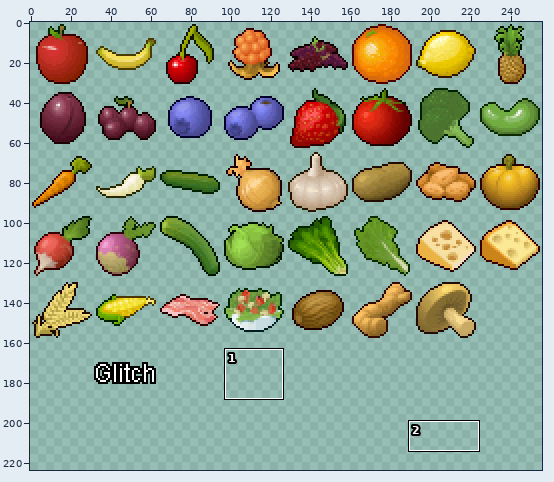
Sprite sheet, stored at icon/CC0/food/food-Glitch.png. The picture above shows the old version from afar; the outline marks the close-up.
Close-up. The starting point:
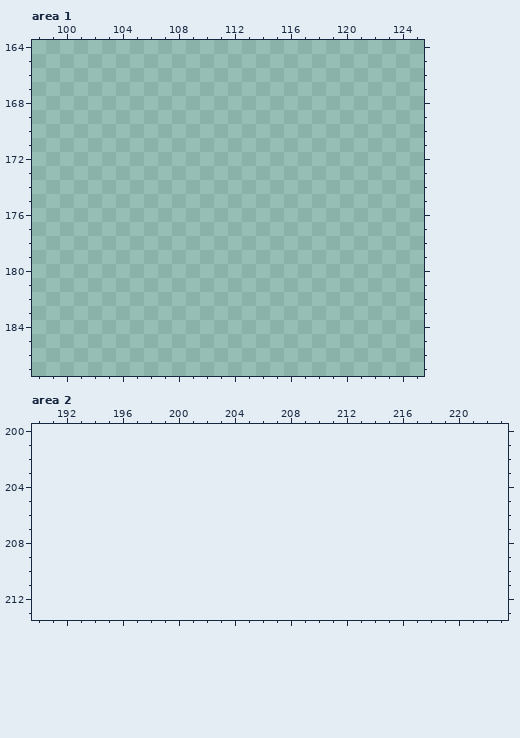
The file is 256x192 pixels. Colours within 5 levels of each other are drawn and written as one. Shown: area 1: x 98..125, y 164..187; area 2: x 190..223, y 200..213. The old version is drawn lined up with the new one, on the new canvas. The commit also changed other parts of the picture, which this record leaves out.
Now the later version:
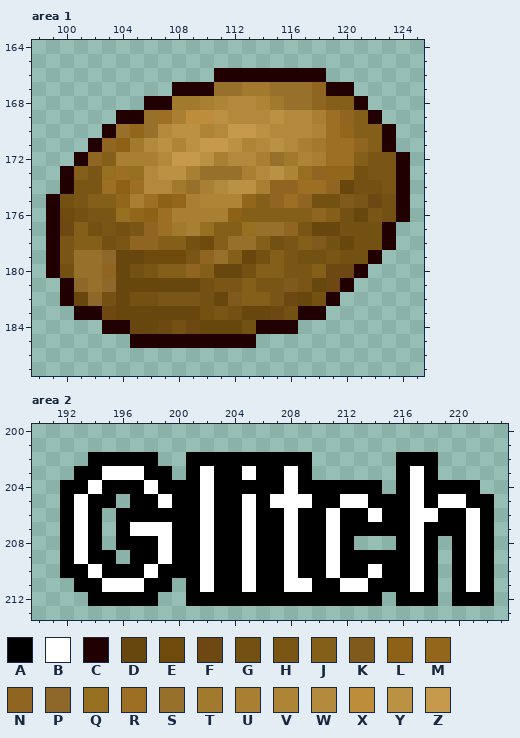
Palette (. is transparent): A #000000  B #ffffff  C #200000  D #68470f  E #6e4b0c  F #6e4813  G #735112  H #795616  J #835f19  K #80591c  L #8d6116  M #92671b  N #906522  P #8d682a  Q #966f21  R #9c6f25  S #97702b  T #a17a2e  U #a87f33  V #ae8537  W #b3893d  X #be8d3b  Y #bb9144  Z #c69a4c
Change:
{"change": "canvas 256x192 -> 256x224"}
{"where": "area 1"}
{"y":166,"x":111,"old":"........","new":"CCCCCCCC"}
{"y":167,"x":108,"old":".............","new":"CCCSSTTSSSNCC"}
{"y":168,"x":106,"old":"................","new":"CCTTUVWWVTSSNJJC"}
{"y":169,"x":104,"old":"...................","new":"CCSRUXXYWWWYWWURNJC"}
{"y":170,"x":103,"old":".....................","new":"CSMSWYYVWZZYWWWVRMJJC"}
{"y":171,"x":102,"old":"......................","new":"CNLTWYVYZZYVWYWUTRRNJC"}
{"y":172,"x":101,"old":"........................","new":"CNJUUUWZZYUWWUSTVURRJHHC"}
{"y":173,"x":100,"old":".........................","new":"CJHQRQWYYUSSSUWYVQNMMGHHC"}
{"y":174,"x":100,"old":".........................","new":"CHHRLRWWTSUWYYUNNRRNDGGHC"}
{"y":175,"x":99,"old":"..........................","new":"CGHJJMURLMUVVVMJNRNGGKHFGC"}
{"y":176,"x":99,"old":"..........................","new":"CEGHHQMLRUUUULJJJJJNJGDHGC"}
{"y":177,"x":99,"old":".........................","new":"CFJGHGHNRTUQJJQSSNHDDGGGC"}
{"y":178,"x":99,"old":".........................","new":"CHJJGHNNJJGEJSSJGHJKGDGGC"}
{"y":179,"x":99,"old":"........................","new":"CHSSPDDEEEHNSJDGJHGGHGGC"}
{"y":180,"x":99,"old":".......................","new":"CGSSNDGHJJNJDDGJJHHJFFC"}
{"y":181,"x":100,"old":".....................","new":"CPSPDDDDDDGHHJHHKHDFC"}
{"y":182,"x":100,"old":"....................","new":"CDPGDGGHHHGDKJJHFDGC"}
{"y":183,"x":101,"old":"..................","new":"CCFDDDDDDGHGDDFGCC"}
{"y":184,"x":103,"old":"..............","new":"CCDDFGFDDDGCCC"}
{"y":185,"x":105,"old":".........","new":"CCCCCCCCC"}
{"where": "area 2"}
{"y":202,"x":194,"old":".....","new":"AAAAA"}
{"y":202,"x":201,"old":".........","new":"AAAAAAAAA"}
{"y":202,"x":216,"old":"...","new":"AAA"}
{"y":203,"x":193,"old":".......","new":"AABBBAA"}
{"y":203,"x":201,"old":".........","new":"ABAABAABA"}
{"y":203,"x":216,"old":"...","new":"ABA"}
{"y":204,"x":192,"old":".......................","new":"AABAAABAAABAAAAABAAAAAA"}
{"y":204,"x":216,"old":"......","new":"ABAAAA"}
{"y":205,"x":192,"old":"....","new":"ABAA"}
{"y":205,"x":197,"old":"..........................","new":"AABAABAABABBBAABBAAABABBAA"}
{"y":206,"x":192,"old":"...","new":"ABA"}
{"y":206,"x":196,"old":"...........................","new":"AAAAAABAABAABAABAABAABBAABA"}
{"y":207,"x":192,"old":"...","new":"ABA"}
{"y":207,"x":196,"old":"...........................","new":"ABBBAABAABAABAABAAAAABAAABA"}
{"y":208,"x":192,"old":"...","new":"ABA"}
{"y":208,"x":196,"old":".................","new":"AAABAABAABAABAABA"}
{"y":208,"x":216,"old":"...","new":"ABA"}
{"y":208,"x":220,"old":"...","new":"ABA"}
{"y":209,"x":192,"old":"....","new":"ABAA"}
{"y":209,"x":197,"old":"......................","new":"AABAABAABAABAABAAAAABA"}
{"y":209,"x":220,"old":"...","new":"ABA"}
{"y":210,"x":192,"old":"...........................","new":"AABAAABAAABAABAABAABAABAABA"}
{"y":210,"x":220,"old":"...","new":"ABA"}
{"y":211,"x":193,"old":".......","new":"AABBBAA"}
{"y":211,"x":201,"old":"..................","new":"ABAABAABBAABBAAABA"}
{"y":211,"x":220,"old":"...","new":"ABA"}
{"y":212,"x":194,"old":".....","new":"AAAAA"}
{"y":212,"x":201,"old":"..............","new":"AAAAAAAAAAAAAA"}
{"y":212,"x":216,"old":"...","new":"AAA"}
{"y":212,"x":220,"old":"...","new":"AAA"}
{"label":"added","picture_box":[46,68,410,348]}
{"label":"added","picture_box":[60,452,494,606]}
